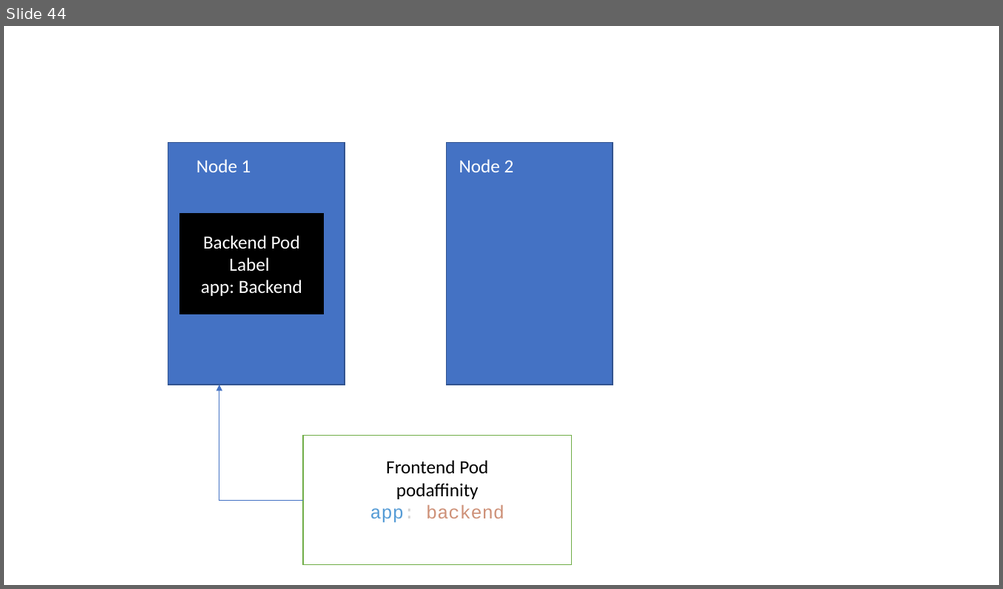
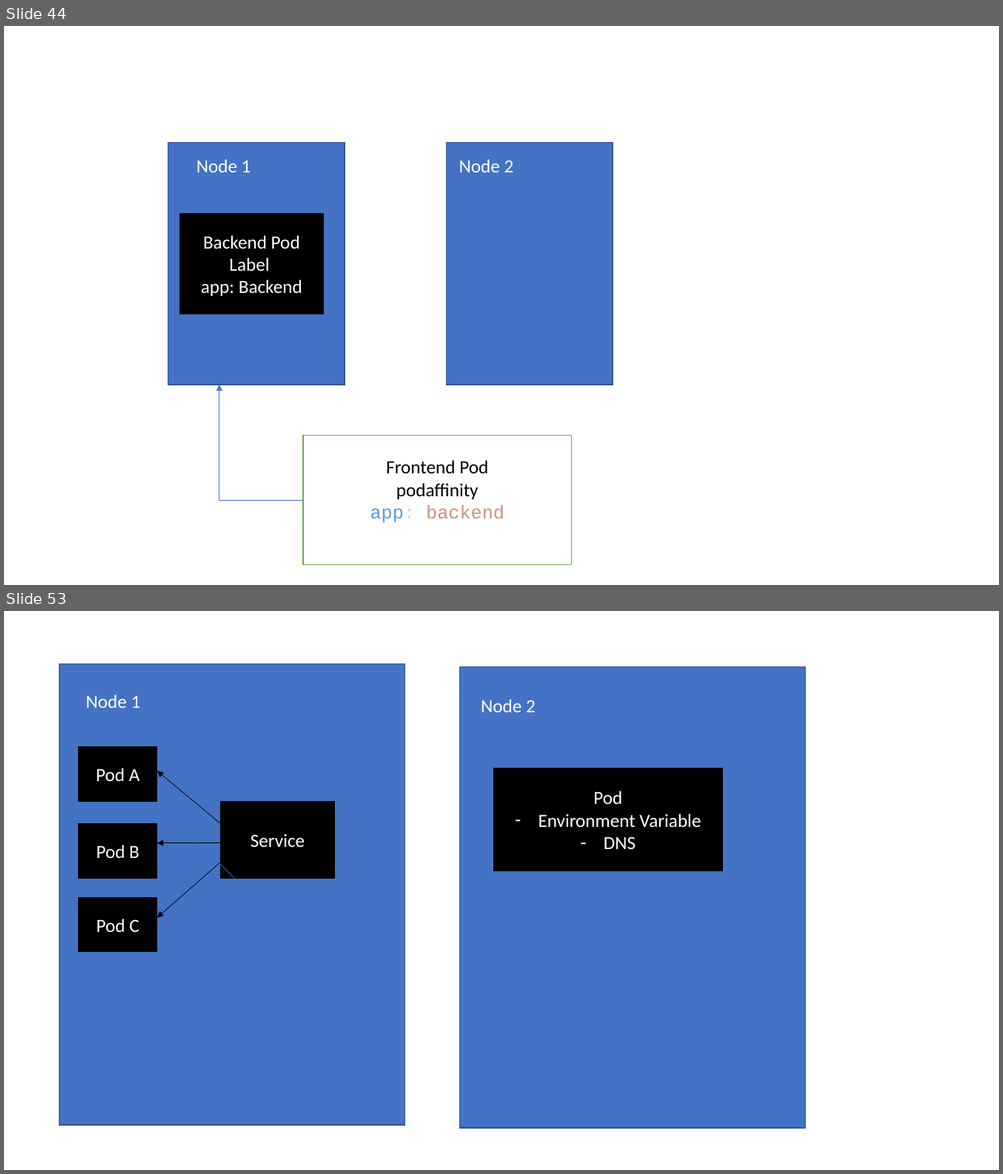
Before and after one commit to BhaveshBR/ckalab, a slide deck: WhiteBoard.pptx. Shown one above the other, each under a label of ours: slide 44 before the commit, slides 44 and 53 after it; the slides between them are not shown. The pictures are 1003x589 and 1003x1174 pixels, drawn with LibreOffice and Linux fonts; fonts in the diff are those of the drawing. Boxes give left, top, right and bottom in pixels: in the first picture for what was removed or moved away, otherwise in the second. Text is boxed around its words. In the diff, an @@ line names an element or a change of style, - is before the commit and + after.

```diff
--- a/WhiteBoard.pptx
+++ b/WhiteBoard.pptx
@@ slide 53 added at [4,611,999,1170], background #FFFFFF @@
@@ rectangle added at [60,664,405,1126], fill #4472C4, outline #325491 1 pt @@
@@ rectangle added at [459,667,805,1129], fill #4472C4, outline #325491 1 pt @@
@@ text added at [86,695,141,708], 18 pt, text #FFFFFF @@
+Node 1
@@ text added at [481,699,535,712], 18 pt, text #FFFFFF @@
+Node 2
@@ rectangle added at [79,747,157,801], fill #000000, outline #000000 1 pt, 18 pt, text #FFFFFF @@
+Pod A
@@ arrow added from (221, 824) to (157, 772), #000000 0.5 pt @@
@@ rectangle added at [493,769,722,871], fill #000000, outline #000000 1 pt, 18 pt, text #FFFFFF @@
+Pod
+– Environment Variable
+– DNS
@@ rectangle added at [221,801,335,878], fill #000000, outline #000000 1 pt, 18 pt, text #FFFFFF @@
+Service
@@ rectangle added at [79,824,157,879], fill #000000, outline #000000 1 pt, 18 pt, text #FFFFFF @@
+Pod B
@@ arrow added from (221, 843) to (157, 843), #000000 0.5 pt @@
@@ arrow added from (199, 843) to (273, 917), #4472C4 0.5 pt @@
@@ arrow added from (221, 862) to (157, 917), #000000 0.5 pt @@
@@ rectangle added at [79,897,157,952], fill #000000, outline #000000 1 pt, 18 pt, text #FFFFFF @@
+Pod C
```
Also in this commit, not shown: 21 other slides added.
